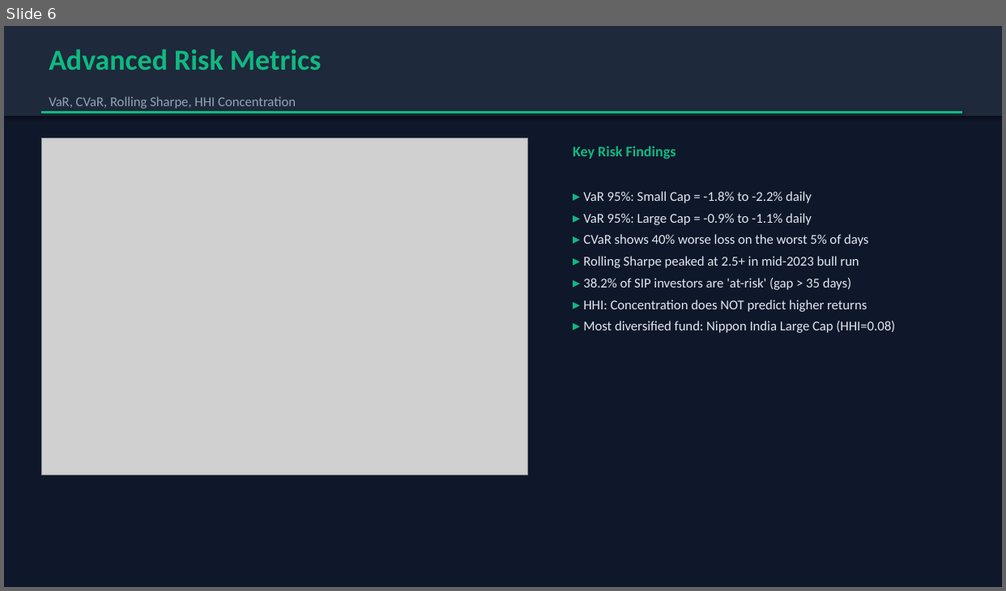
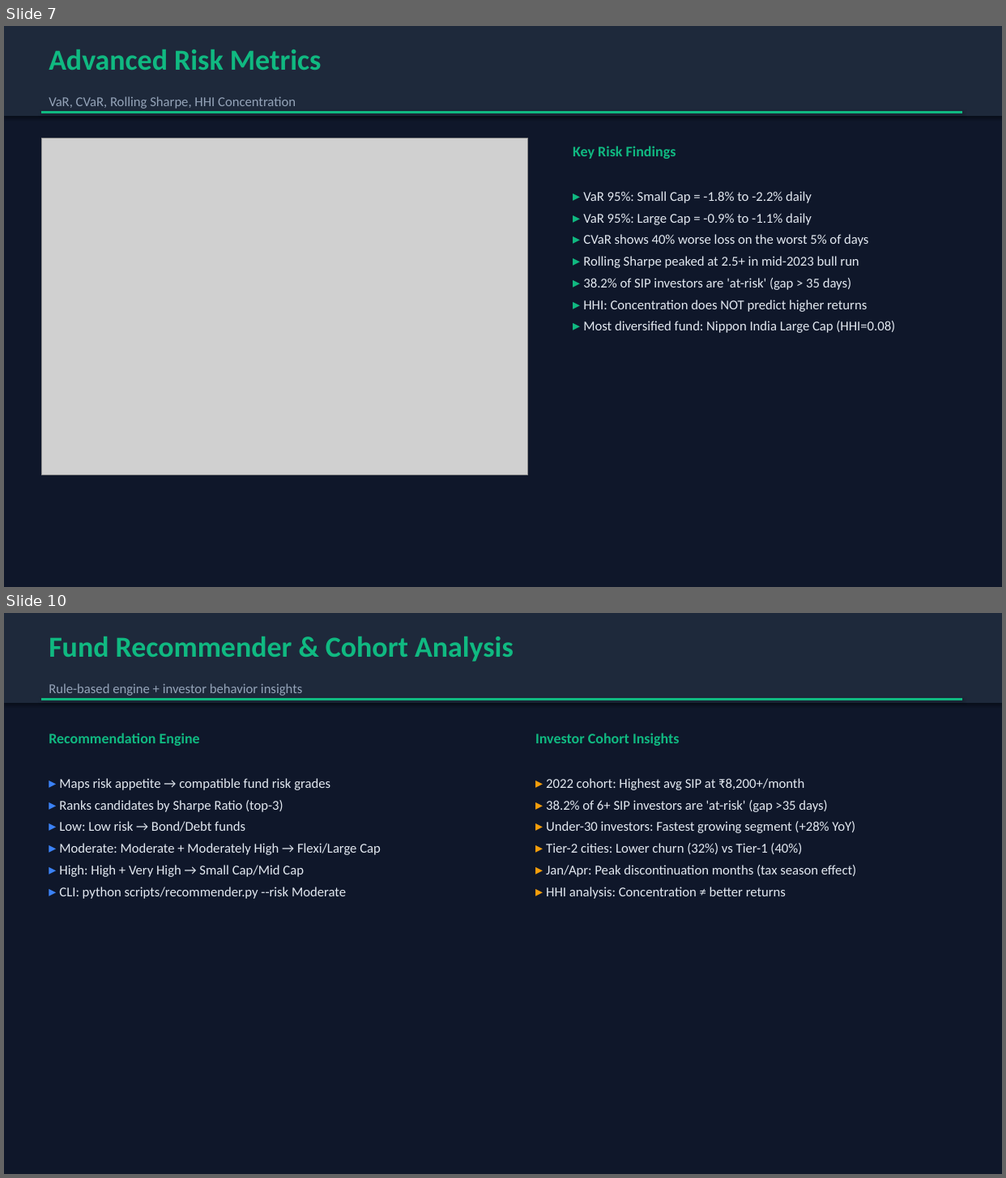
Before and after one commit to KunalGupta28/Capstone-Project-I---Mutual-Fund-Analytics, a slide deck: reports/Presentation.pptx. Shown one above the other, each under a label of ours: slide 6 before the commit, slides 7 and 10 after it; the slides between them are not shown. The pictures are 1006x591 and 1006x1178 pixels, drawn with LibreOffice and Linux fonts; fonts in the diff are those of the drawing; grey boxes stand for pictures. Boxes give left, top, right and bottom in pixels: in the first picture for what was removed or moved away, otherwise in the second. Text is boxed around its words. In the diff, an @@ line names an element or a change of style, - is before the commit and + after.

```diff
--- a/reports/Presentation.pptx
+++ b/reports/Presentation.pptx
@@ slide 10 added at (4, 613, 1002, 1174), background #0F172A @@
@@ rectangle added at (4, 613, 1002, 703), fill #1E293B @@
@@ text added at (49, 636, 513, 662), 28 pt, text #10B981, bold @@
+Fund Recommender & Cohort Analysis
@@ text added at (49, 683, 302, 696), 13 pt, text #94A3B8 @@
+Rule-based engine + investor behavior insights
@@ line added from (41, 699) to (962, 699), #10B981 2 pt @@
@@ text added at (49, 733, 200, 746), 14 pt, text #10B981, bold @@
+Recommendation Engine
@@ text added at (535, 733, 679, 746), 14 pt, text #10B981, bold @@
+Investor Cohort Insights
@@ text added at (59, 778, 381, 899), 13 pt, text #E2E8F0 @@
+▸ Maps risk appetite → compatible fund risk grades
+▸ Ranks candidates by Sharpe Ratio (top-3)
+▸ Low: Low risk → Bond/Debt funds
+▸ Moderate: Moderate + Moderately High → Flexi/Large Cap
+▸ High: High + Very High → Small Cap/Mid Cap
+▸ CLI: python scripts/recommender.py --risk Moderate
@@ text added at (546, 778, 856, 899), 13 pt, text #E2E8F0 @@
+▸ 2022 cohort: Highest avg SIP at ₹8,200+/month
+▸ 38.2% of 6+ SIP investors are 'at-risk' (gap >35 days)
+▸ Under-30 investors: Fastest growing segment (+28% YoY)
+▸ Tier-2 cities: Lower churn (32%) vs Tier-1 (40%)
+▸ Jan/Apr: Peak discontinuation months (tax season effect)
+▸ HHI analysis: Concentration ≠ better returns
@@ what was slide 6 is now slide 7 @@
```
Also in this commit, not shown: 5 slides changed, 3 other slides added, 1 slide removed, 22 other files.
